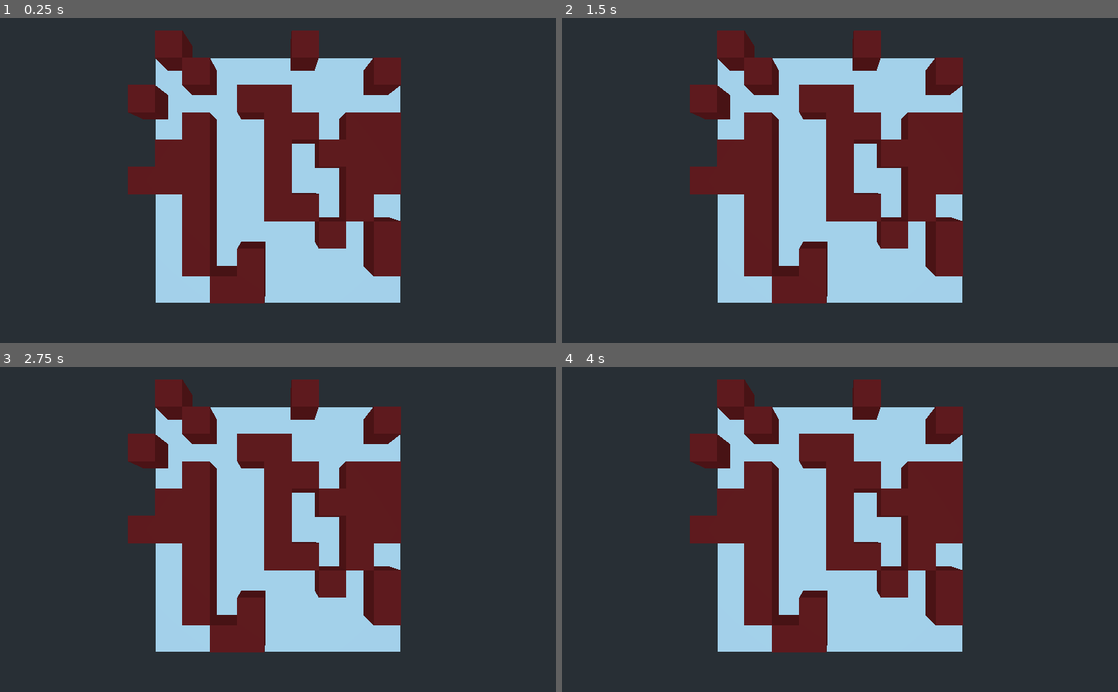
Above: before the commit, frames 1-4 (two rows, left to right).
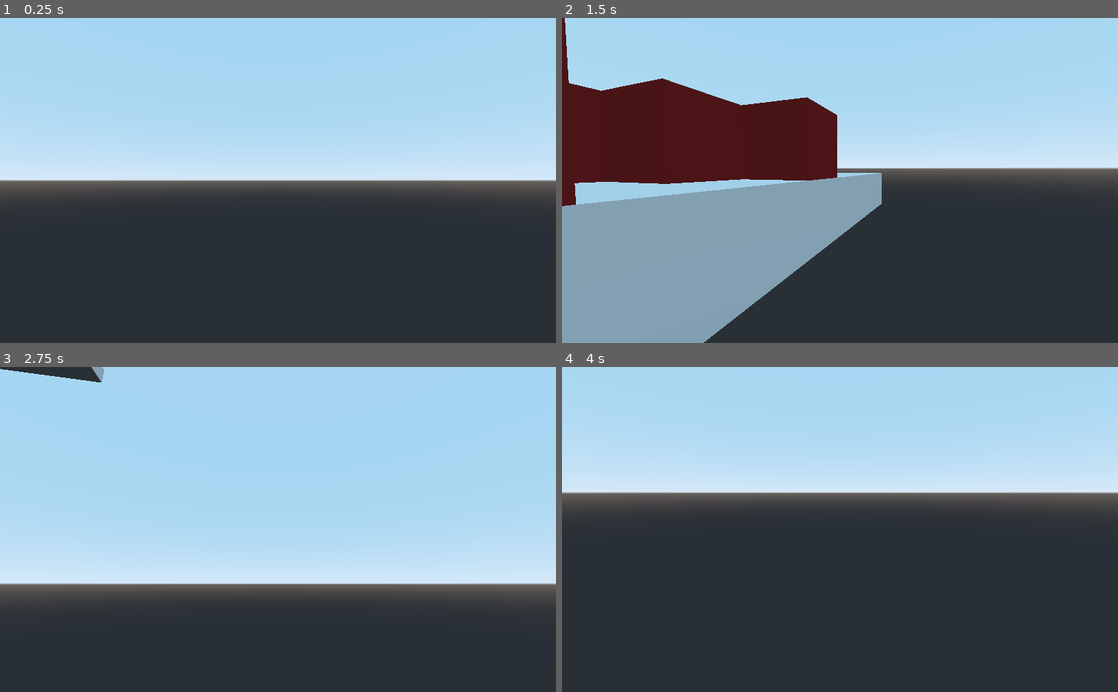
Above: after the commit, the same moments.

Repository: AdrKacz/minijam-98-lost-in-the-dark
Game: Godot game, scene res://world/world.tscn
The game is run twice, just before and just after one commit, with the same random seed, the same clock (stepped at 60 frames per second) and the same inputs. Before the commit the project has no main scene; this scene is started directly in both runs.
Inputs (mouse positions are in pixels of both pictures, inside the frame that each line leads up to):
- Up to frame 1 (0.25 s): no input
- Up to frame 2 (1.5 s): tap Enter at 0.5 s; move the mouse to (962, 164) at 0.52 s; hold Right (ui_right) 0.53-1.28 s; move the mouse to (728, 196) at 1.27 s; hold Down (ui_down) from 1.28 s (still down)
- Up to frame 3 (2.75 s): move the mouse to (333, 458) at 2.02 s; release Down (ui_down) at 2.03 s; hold Right (ui_right) from 2.03 s (still down)
- Up to frame 4 (4 s): move the mouse to (812, 594) at 2.77 s; release Right (ui_right) at 2.78 s; hold Up (ui_up) 2.78-3.53 s; tap Space at 3.5 s; move the mouse to (1006, 578) at 3.52 s; hold Left (ui_left) from 3.53 s (still down)

The runs differ from the first frame. In frame 1, 62% of the frame differs, in the area x 0-100%, y 0-88%; in frame 2, 73%, in the area x 0-100%, y 0-100%; in frame 3, 69%; in frame 4, 58%.

Commit message:
Add Controller

Diff:
--- /dev/null
+++ b/lost-in-the-dark/controller/controller.gd
@@ -0,0 +1,79 @@
+extends KinematicBody
+
+
+export (float) var max_speed : float = 20
+export (float) var acceleration : float = 4.5
+export (float) var deacceleration : float = 16
+export (float) var mouse_sensitivity : float = 0.1
+export (float) var gravity : float = -24.8
+export (float) var max_slope_angle : float = 40 # in degrees, all is flat just to not be blocked
+
+var velocity : Vector3 = Vector3()
+var direction : Vector3 = Vector3()
+
+onready var camera : Camera = $Camera
+
+func _ready():
+	Input.set_mouse_mode(Input.MOUSE_MODE_CAPTURED)
+
+func _physics_process(delta):
+	process_input()
+	process_movement(delta)
+
+func process_input():
+	# Walking
+	direction = Vector3()
+	var camera_xform : Transform = camera.global_transform
+	var input_movement_vector : Vector2 = Vector2()
+
+	if Input.is_action_pressed("ui_up"):
+		input_movement_vector.y += 1
+	if Input.is_action_pressed("ui_down"):
+		input_movement_vector.y -= 1
+	if Input.is_action_pressed("ui_left"):
+		input_movement_vector.x -= 1
+	if Input.is_action_pressed("ui_right"):
+		input_movement_vector.x += 1
+	input_movement_vector = input_movement_vector.normalized()
+
+	direction += -camera_xform.basis.z * input_movement_vector.y
+	direction += camera_xform.basis.x * input_movement_vector.x
+
+	# Capturing / Freeing the cursor
+	if Input.is_action_just_pressed("ui_cancel"):
+		if Input.get_mouse_mode() == Input.MOUSE_MODE_VISIBLE:
+			Input.set_mouse_mode(Input.MOUSE_MODE_CAPTURED)
+		else:
+			Input.set_mouse_mode(Input.MOUSE_MODE_VISIBLE)
+
+func process_movement(delta):
+	direction.y = 0
+	direction = direction.normalized()
+
+	velocity.y += delta * gravity
+
+	var horizontal_velocity: Vector3 = velocity
+	horizontal_velocity.y = 0
+
+	var target : Vector3 = direction
+	target *= max_speed
+
+	var current_acceleration : float
+	if direction.dot(horizontal_velocity) > 0:
+		current_acceleration = acceleration
+	else:
+		current_acceleration = deacceleration
+
+	horizontal_velocity = horizontal_velocity.linear_interpolate(target, current_acceleration * delta)
+	velocity.x = horizontal_velocity.x
+	velocity.z = horizontal_velocity.z
+	print(velocity.z)
+	velocity = move_and_slide(velocity, Vector3(0, 1, 0), 0.05, 4, deg2rad(max_slope_angle))
+
+func _input(event):
+	if event is InputEventMouseMotion and Input.get_mouse_mode() == Input.MOUSE_MODE_CAPTURED:
+		camera.rotate_x(deg2rad(event.relative.y * mouse_sensitivity))
+		rotate_y(deg2rad(event.relative.x * mouse_sensitivity * -1))
+		var camera_rot = camera.rotation_degrees
+		camera_rot.x = clamp(camera_rot.x, -70, 70)
+		camera.rotation_degrees = camera_rot
--- /dev/null
+++ b/lost-in-the-dark/controller/controller.tscn
@@ -0,0 +1,22 @@
+[gd_scene load_steps=4 format=2]
+
+[ext_resource path="res://controller/controller.gd" type="Script" id=1]
+
+[sub_resource type="CapsuleShape" id=1]
+
+[sub_resource type="CapsuleMesh" id=2]
+
+[node name="Controller" type="KinematicBody"]
+script = ExtResource( 1 )
+
+[node name="CollisionShape" type="CollisionShape" parent="."]
+transform = Transform( 1, 0, 0, 0, -4.37114e-08, -1, 0, 1, -4.37114e-08, 0, 0, 0 )
+shape = SubResource( 1 )
+
+[node name="MeshInstance" type="MeshInstance" parent="."]
+transform = Transform( 1, 0, 0, 0, -4.37114e-08, -1, 0, 1, -4.37114e-08, 0, 0, 0 )
+mesh = SubResource( 2 )
+material/0 = null
+
+[node name="Camera" type="Camera" parent="."]
+transform = Transform( -1, 0, -8.74228e-08, 0, 1, 0, 8.74228e-08, 0, -1, 0, 1, 0 )
--- a/lost-in-the-dark/project.godot
+++ b/lost-in-the-dark/project.godot
@@ -11,7 +11,39 @@
 [application]
 
 config/name="lost-in-the-dark"
+run/main_scene="res://world/world.tscn"
 config/icon="res://icon.png"
+
+[input]
+
+ui_left={
+"deadzone": 0.5,
+"events": [ Object(InputEventKey,"resource_local_to_scene":false,"resource_name":"","device":0,"alt":false,"shift":false,"control":false,"meta":false,"command":false,"pressed":false,"scancode":16777231,"physical_scancode":0,"unicode":0,"echo":false,"script":null)
+, Object(InputEventJoypadButton,"resource_local_to_scene":false,"resource_name":"","device":0,"button_index":14,"pressure":0.0,"pressed":false,"script":null)
+, Object(InputEventKey,"resource_local_to_scene":false,"resource_name":"","device":0,"alt":false,"shift":false,"control":false,"meta":false,"command":false,"pressed":false,"scancode":0,"physical_scancode":65,"unicode":0,"echo":false,"script":null)
+ ]
+}
+ui_right={
+"deadzone": 0.5,
+"events": [ Object(InputEventKey,"resource_local_to_scene":false,"resource_name":"","device":0,"alt":false,"shift":false,"control":false,"meta":false,"command":false,"pressed":false,"scancode":16777233,"physical_scancode":0,"unicode":0,"echo":false,"script":null)
+, Object(InputEventJoypadButton,"resource_local_to_scene":false,"resource_name":"","device":0,"button_index":15,"pressure":0.0,"pressed":false,"script":null)
+, Object(InputEventKey,"resource_local_to_scene":false,"resource_name":"","device":0,"alt":false,"shift":false,"control":false,"meta":false,"command":false,"pressed":false,"scancode":0,"physical_scancode":68,"unicode":0,"echo":false,"script":null)
+ ]
+}
+ui_up={
+"deadzone": 0.5,
+"events": [ Object(InputEventKey,"resource_local_to_scene":false,"resource_name":"","device":0,"alt":false,"shift":false,"control":false,"meta":false,"command":false,"pressed":false,"scancode":16777232,"physical_scancode":0,"unicode":0,"echo":false,"script":null)
+, Object(InputEventJoypadButton,"resource_local_to_scene":false,"resource_name":"","device":0,"button_index":12,"pressure":0.0,"pressed":false,"script":null)
+, Object(InputEventKey,"resource_local_to_scene":false,"resource_name":"","device":0,"alt":false,"shift":false,"control":false,"meta":false,"command":false,"pressed":false,"scancode":0,"physical_scancode":87,"unicode":0,"echo":false,"script":null)
+ ]
+}
+ui_down={
+"deadzone": 0.5,
+"events": [ Object(InputEventKey,"resource_local_to_scene":false,"resource_name":"","device":0,"alt":false,"shift":false,"control":false,"meta":false,"command":false,"pressed":false,"scancode":16777234,"physical_scancode":0,"unicode":0,"echo":false,"script":null)
+, Object(InputEventJoypadButton,"resource_local_to_scene":false,"resource_name":"","device":0,"button_index":13,"pressure":0.0,"pressed":false,"script":null)
+, Object(InputEventKey,"resource_local_to_scene":false,"resource_name":"","device":0,"alt":false,"shift":false,"control":false,"meta":false,"command":false,"pressed":false,"scancode":0,"physical_scancode":83,"unicode":0,"echo":false,"script":null)
+ ]
+}
 
 [physics]
 
--- a/lost-in-the-dark/world/world.gd
+++ b/lost-in-the-dark/world/world.gd
@@ -61,14 +61,13 @@
 
 func display_map(map : Array) -> void:
 	# Extend and shift ground
+	ground.translate(Vector3(w - 1, 0, h - 1))
 	ground.scale.x = w
 	ground.scale.z = h
-	ground.translate(Vector3(1, 0, 1))
 	# Create wall
 	var dx : int = 2
 	var dy : int = 2
 	var dz : int = 2
-	print(map)
 	for i in map.size():
 		for j in map[i].size():
 			if map[i][j] == 'wall':
--- a/lost-in-the-dark/world/world.tscn
+++ b/lost-in-the-dark/world/world.tscn
@@ -1,6 +1,7 @@
-[gd_scene load_steps=5 format=2]
+[gd_scene load_steps=6 format=2]
 
 [ext_resource path="res://world/world.gd" type="Script" id=1]
+[ext_resource path="res://controller/controller.tscn" type="PackedScene" id=2]
 [ext_resource path="res://wall/wall.tscn" type="PackedScene" id=3]
 
 [sub_resource type="BoxShape" id=1]
@@ -22,5 +23,5 @@
 mesh = SubResource( 2 )
 material/0 = null
 
-[node name="Camera" type="Camera" parent="."]
-transform = Transform( 1, 0, 0, 0, -4.37114e-08, 1, 0, -1, -4.37114e-08, 10, 20, 10 )
+[node name="Controller" parent="." instance=ExtResource( 2 )]
+transform = Transform( 0.5, 0, 0, 0, 0.5, 0, 0, 0, 0.5, 10, 20, 10 )
